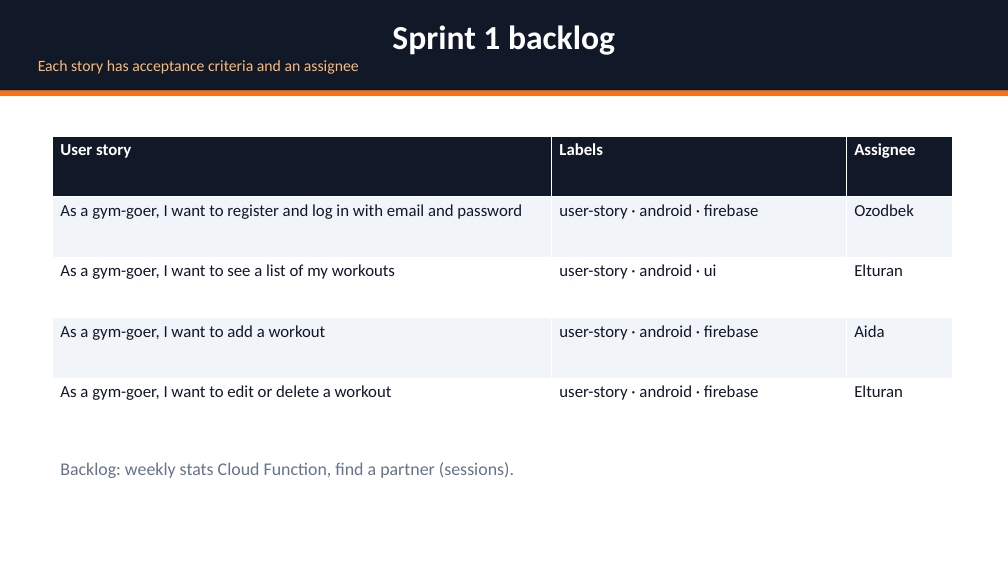
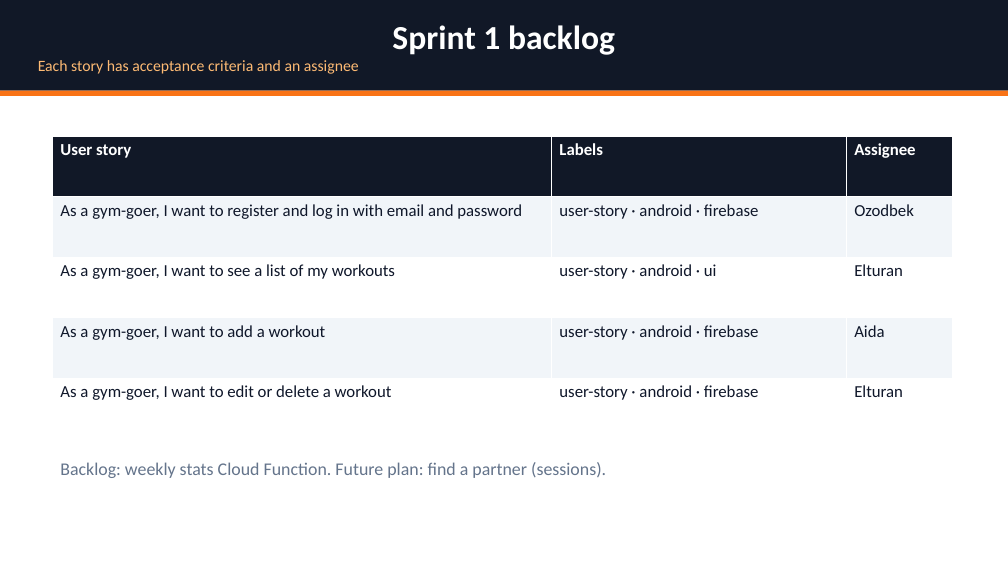
Before and after one commit to Ozodiy/gymbuddy-app, a slide deck: slide 9 of docs/presentation/GymBuddy_Lab1_Presentation.pptx. Drawn at 1008x567 pixels with LibreOffice and Linux fonts; fonts in the diff are those of the drawing. Boxes give left, top, right and bottom in pixels: in the first picture for what was removed or moved away, otherwise in the second. Text is boxed around its words. In the diff, an @@ line names an element or a change of style, - is before the commit and + after.

```diff
--- a/docs/presentation/GymBuddy_Lab1_Presentation.pptx
+++ b/docs/presentation/GymBuddy_Lab1_Presentation.pptx
@@ text at [60,462,606,478]: text changed @@
-Backlog: weekly stats Cloud Function, find a partner (sessions).
+Backlog: weekly stats Cloud Function. Future plan: find a partner (sessions).
```
Also in this commit, not shown: 3 other slides changed, 1 other file.
